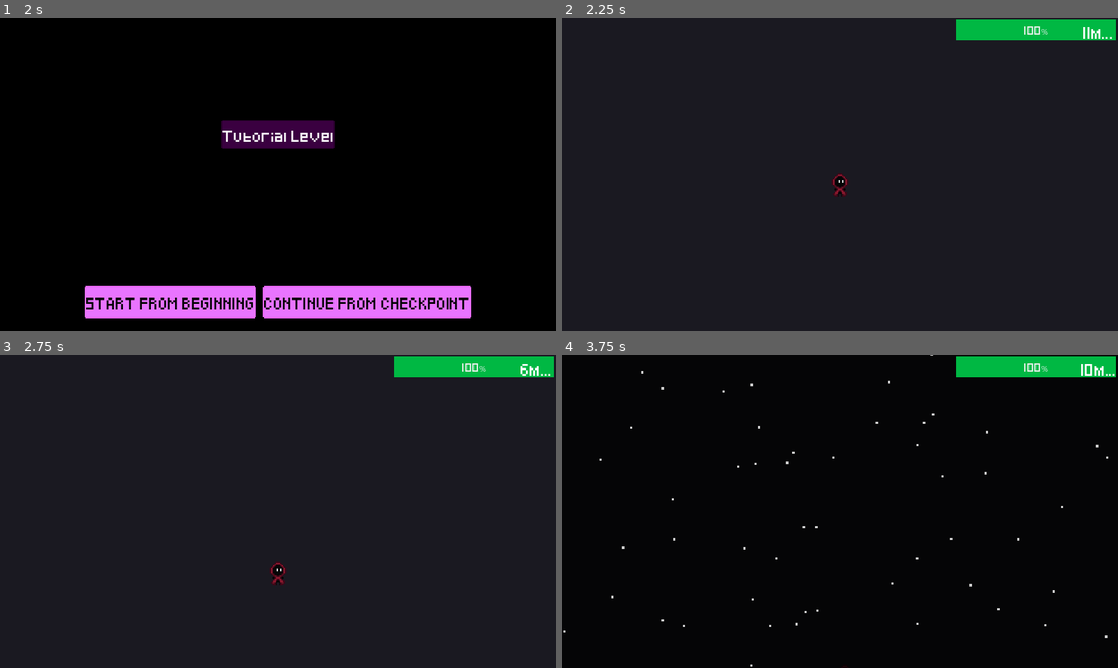
Above: before the commit, frames 1-4 (two rows, left to right).
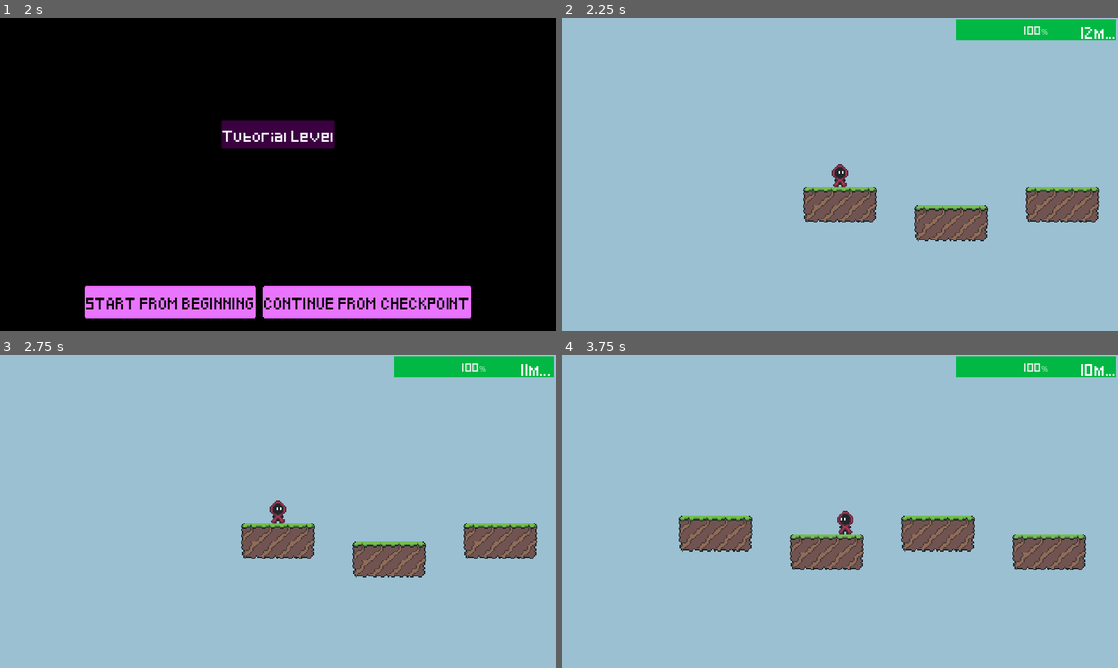
Above: after the commit, the same moments.

Repository: StormLight14/void-ascender
Game: Godot game, scene res://ui/level_select.tscn
Same seed, same stepped clock (60 frames per second), same inputs: the game is played once before the commit and once after it. This scene is started directly instead of the project's main scene.
Inputs:
- Up to frame 1 (2 s): tap Enter at 0.5 s; hold D (right) 0.53-1.25 s; hold Shift (climb) 0.53-1.25 s; tap Space (jump) at 0.77 s; click "Tutorial Level" at 1.25 s
- Up to frame 2 (2.25 s): click "START FROM BEGINNING" at 2 s
- Up to frame 3 (2.75 s): no input
- Up to frame 4 (3.75 s): hold D (right) 2.78-3.53 s; tap Shift (climb) at 2.85 s; tap Space (jump) at 3.02 s; hold A (left) from 3.53 s (still down); hold Shift (climb) from 3.53 s (still down)

Frame 1 is identical in both runs. In frame 2, 98% of the frame differs, in the area x 0-100%, y 0-100%; in frame 3, 98%; in frame 4, 98%.

Commit message:
added some bg assets; also small bug idk

Diff:
--- a/player/player.gd
+++ b/player/player.gd
@@ -51,8 +51,10 @@
 	handle_stamina(delta)
 
 func state_running(delta):
-	if animated_sprite_2d.animation != "running":
+	if velocity.x:
 		animated_sprite_2d.play("running")
+	else:
+		animated_sprite_2d.play("stopped")
 	handle_movement(delta)
 	handle_jump()
 	handle_gravity(delta, 1)
--- a/ui/level_select.tscn
+++ b/ui/level_select.tscn
@@ -2,7 +2,7 @@
 
 [ext_resource type="Script" path="res://ui/level_select.gd" id="1_wog0r"]
 [ext_resource type="Script" path="res://ui/level_button.gd" id="2_n4hpg"]
-[ext_resource type="PackedScene" uid="uid://c8xrrjcryhhv" path="res://level/level.tscn" id="3_uhoxl"]
+[ext_resource type="PackedScene" uid="uid://bhcclvryqg1yr" path="res://level/levels/tutorial.tscn" id="3_e3cml"]
 
 [node name="LevelSelect" type="Control"]
 layout_mode = 3
@@ -36,7 +36,7 @@
 layout_mode = 2
 text = "Tutorial Level"
 script = ExtResource("2_n4hpg")
-level_scene = ExtResource("3_uhoxl")
+level_scene = ExtResource("3_e3cml")
 
 [node name="CenterContainer" type="CenterContainer" parent="."]
 layout_mode = 1
Binary file added: assets/backgrounds/Background_1.png
Not shown, added: assets/backgrounds/Background_1.png.import
Binary file added: assets/backgrounds/Background_2.png
Not shown, added: assets/backgrounds/Background_2.png.import
Binary file added: assets/tilesets/other_grass.png
Not shown, added: assets/tilesets/other_grass.png.import
